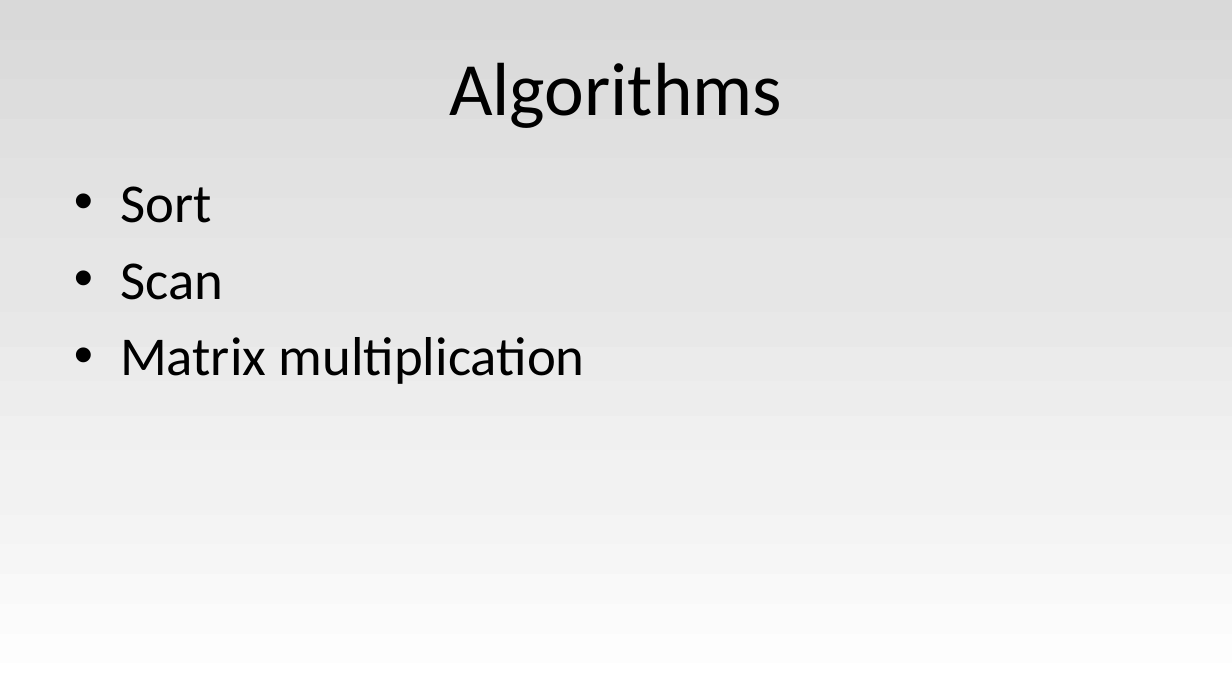
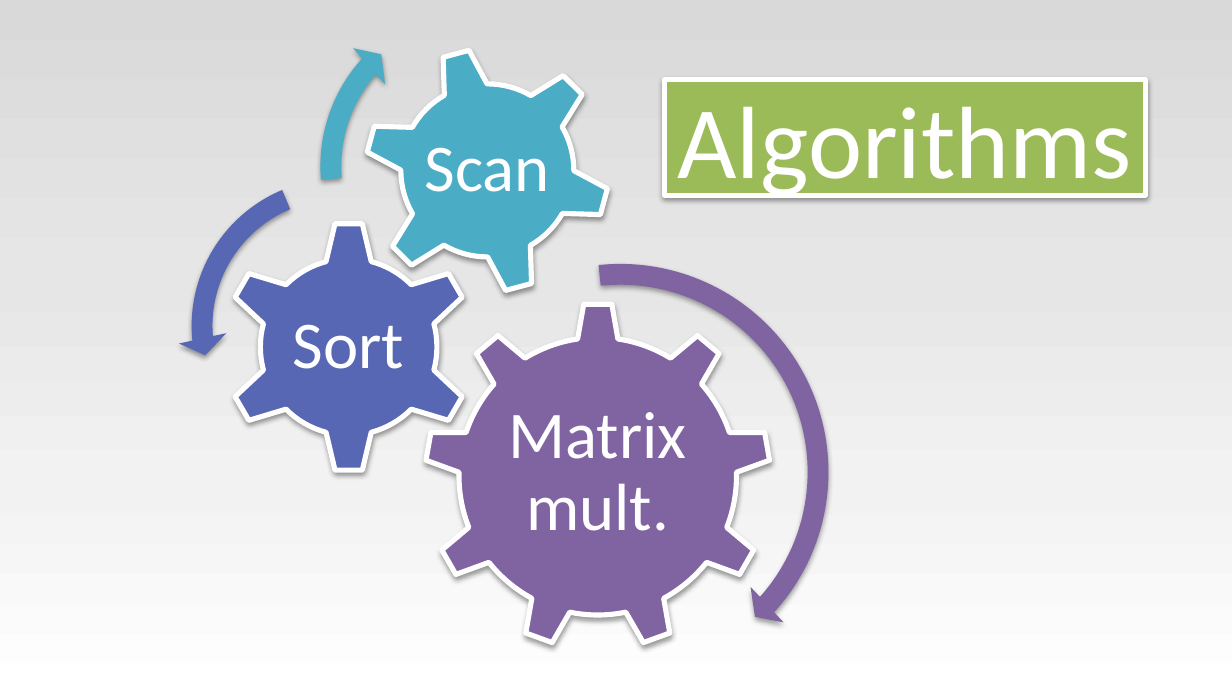
Before and after one commit to bernhardmgruber/bachelor_thesis, a slide deck: slide 5 of presentations/BAS_1/OpenCL.pptx. Drawn at 1232x693 pixels with LibreOffice and Linux fonts; fonts in the diff are those of the drawing. Boxes give left, top, right and bottom in pixels: in the first picture for what was removed or moved away, otherwise in the second. Text is boxed around its words. In the diff, an @@ line names an element or a change of style, - is before the commit and + after.

```diff
--- a/presentations/BAS_1/OpenCL.pptx
+++ b/presentations/BAS_1/OpenCL.pptx
@@ group added at (x1=177, y1=0, x2=841, y2=693): 3 gears, 3 texts, 2 circular arrows, 1 left circular arrow @@
+Matrix mult.
+Sort
+Scan
@@ title "Algorithms" resized from (x1=449, y1=62, x2=782, y2=128) to (x1=664, y1=80, x2=1145, y2=196) @@
@@ title "Algorithms" at (x1=664, y1=80, x2=1145, y2=196): size 44 to 60 pt, text colour #000000 to #FFFFFF; fill none to #9BBB59; outline none to #FFFFFF 3 pt; shadow on @@
@@ text removed at (x1=120, y1=186, x2=585, y2=384) @@
-• Sort
-• Scan
-• Matrix multiplication
```
Also in this commit, not shown: 2 other slides changed, 5 slides added, 6 slides removed, 7 other files.
